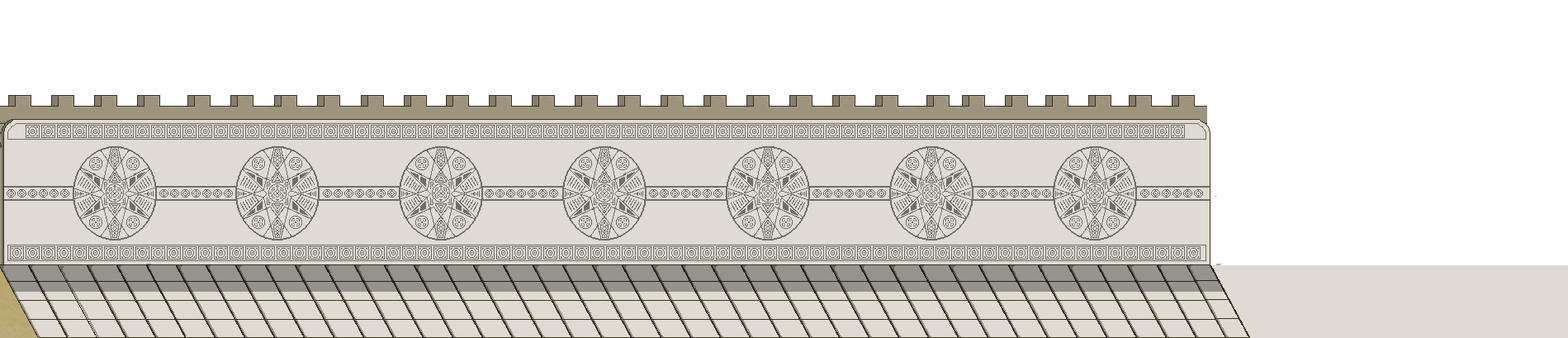
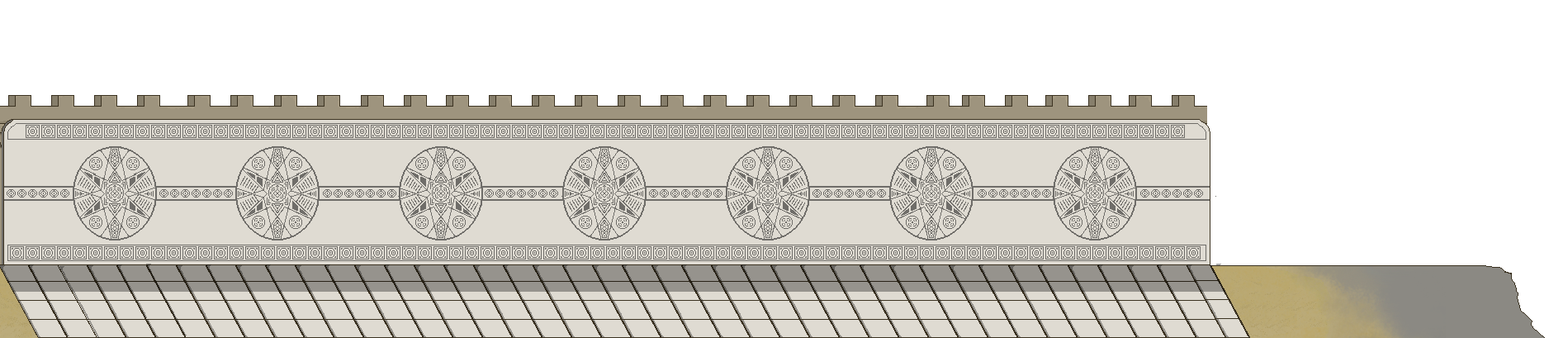
The second 1568px x 338px image is a revision of the first. Changes to its layers:
added layer "Layer 1" above "Chão" over [1211, 265, 1545, 338]
painted on "Chão" over [1211, 265, 1568, 338]
painted on "Layer01" over [1406, 265, 1568, 338]
